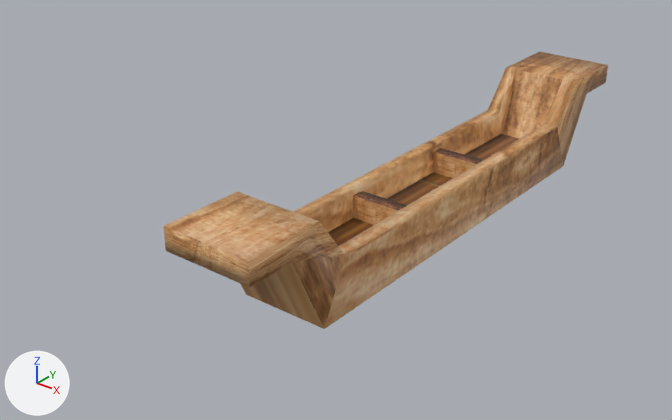
Two versions of the COLLADA model art/meshes/structural/maya_protoclassic/canoe_war.dae, one commit apart.
Camera for both pictures: a 50 mm camera at (10.37, -15.65, 9.27) aimed at (-1.19, -1.2, 0.31). Lighting does not change. The marker at lower left points along +X, +Y and +Z.

In view in the first picture: 'canoe_war'.
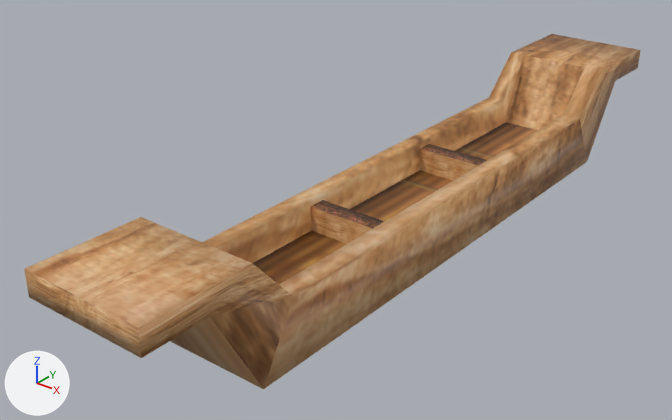
What differs and where, as boxes [x1, y1, x2, y2] in the pictures (672 x 420 px; the box of a moved part takes in the faces that stretch with it):
'canoe_war', reshaped, rescaled (39% wider, 28% taller)
    before: [164, 52, 608, 329]
    after: [24, 34, 640, 389]
part 1 of me_cubo_010, moved or reshaped
    before: [433, 148, 483, 178]
    after: [420, 144, 487, 180]
part 2 of me_cubo_010, moved or reshaped
    before: [353, 191, 407, 225]
    after: [311, 200, 385, 244]
part 3 of me_cubo_010, rebuilt (39% wider, 28% taller)
    before: [164, 52, 608, 329]
    after: [24, 34, 640, 389]

The change, as a diff of the scene's bpy script:
```diff
--- a/art/meshes/structural/maya_protoclassic/canoe_war.dae.py
+++ b/art/meshes/structural/maya_protoclassic/canoe_war.dae.py
@@ me_cubo_010 @@
 # used by ob_canoe_war; location = (0.0, 0.0, 0.0)
-me_cubo_010.from_pydata(...)  # 88 vertices, 144 faces; spans x -0.62..1.36, y -6.57..6.86, z 0.01..2.23
+me_cubo_010.from_pydata(...)  # 88 vertices, 152 faces; spans x -0.99..0.99, y -6.44..6.63, z -0.3..1.67
+# me_cubo_010 part 1: the loose piece of 8 vertices spanning x -0.3..1.03, y 1.23..1.53, z 0.59..1.15 is scaled about its middle by (1, 0.973, 0.848), then moved by (-0.37, -0.09, -0.35)
+# me_cubo_010 part 2: the loose piece of 8 vertices spanning x -0.3..1.03, y -1.8..-1.49, z 0.59..1.15 is scaled about its middle by (1, 0.973, 0.848), then moved by (-0.37, 0.0, -0.35)
+# me_cubo_010 part 3: the loose piece of 72 vertices spanning x -0.62..1.36, y -6.57..6.86, z 0.01..2.23 is rebuilt with 72 vertices and now spans x -0.99..0.99, y -6.44..6.63, z -0.3..1.67
 me_cubo_010.materials.append(mat_canoas_mayas)
@@ ob_canoe_war @@
 ob_canoe_war.location = (0.0, 0.0, 0.0)
+ob_canoe_war.scale = (1.37, 1.37, 1.28)
```
